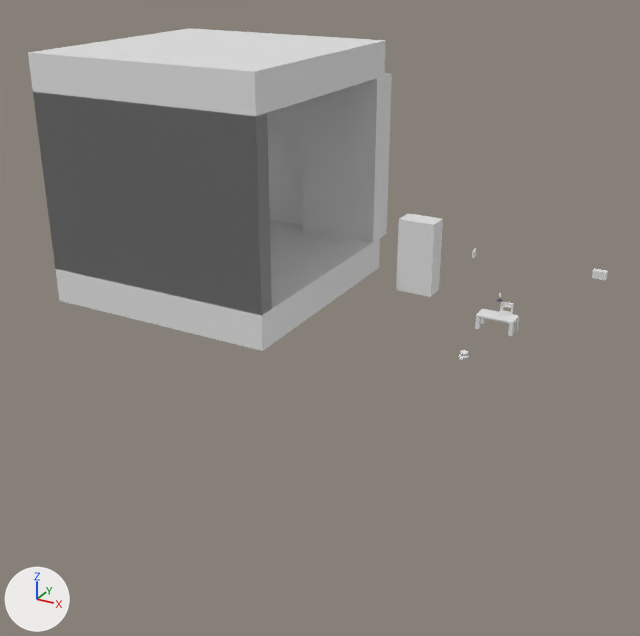
An edit to the Blender file Szakdolgozat_Galgoczki_Norbert/Assets/Blender/room_stuff.blend, drawn before and after from the same camera.
Before and after are seen from a 50 mm lens placed at (29.5, -41.7, 18.9), pointed at (10.3, -6.9, 1.5). Arrows for +X, +Y and +Z are at lower left; the lights stay in place.

The first picture shows 'asztal', 'book', 'door_inner', 'floor', 'roof', 'szek', 'szekrény', 'torch', 'wall', 'wall_without_door'.
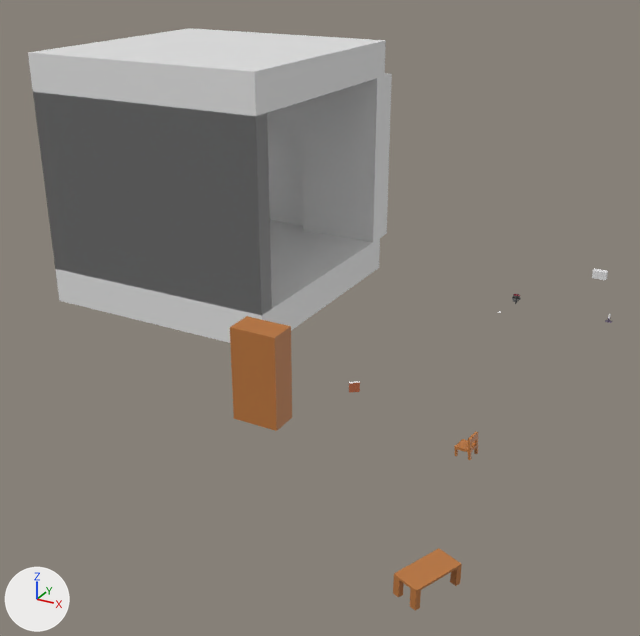
Where the change shows, as pixel boxes (x1, y1, x2, y2) in the pictures (640 x 636 px):
```json
{"object": "szekrény", "change": "recoloured, moved", "before": [396, 213, 443, 297], "after": [230, 316, 292, 431]}
{"object": "asztal", "change": "recoloured, moved, turned", "before": [475, 308, 519, 336], "after": [393, 548, 462, 611]}
{"object": "szek", "change": "moved, turned", "before": [496, 301, 514, 324], "after": [454, 432, 478, 460]}
{"object": "book", "change": "moved, turned", "before": [472, 249, 477, 258], "after": [349, 381, 360, 393]}
{"object": "torch", "change": "moved", "before": [459, 350, 469, 363], "after": [512, 294, 521, 304]}
```

The change, as JSON lines over the scene's bpy script:
```json
{"op": "add", "block": "img_wood_png", "code": ["img_wood_png = load_image('wood.png', '../material/wood.png', 1024, 1024, 'sRGB')"]}
{"op": "add", "block": "mat_material_002", "code": ["mat_material_002 = principled_material('Material.002')", "mat_material_002.texture = img_wood_png"]}
{"block": "me_cube_005", "where": "me_cube_005.from_pydata(...)  # 56 vertices, 54 faces; spans x -0.98..1.02, y -0.47..0.54, z -3.44..4.36"}
{"op": "add", "block": "me_cube_005", "code": "me_cube_005.materials.append(mat_material_002)  # picture img_wood_png"}
{"block": "me_cube_007", "where": "me_cube_007.from_pydata(...)  # 38 vertices, 33 faces; spans x -1.0..1.0, y -1.0..1.0, z -1.0..1.0"}
{"op": "add", "block": "me_cube_007", "code": "me_cube_007.materials.append(mat_material_002)  # picture img_wood_png"}
{"op": "set", "path": "ob_asztal.location", "old": "(17.06, 0.0, 0.0)", "new": "(21.63, -20.38, 0.0)"}
{"op": "set", "path": "ob_asztal.rotation_euler", "old": "(0.0, 0.0, 0.0)", "new": "(0.0, 0.0, 1.175)", "note": "degrees (0, 0, 0) -> degrees (0, 0, 67)"}
{"op": "set", "path": "ob_szek.location", "old": "(16.74, 1.45, 0.0)", "new": "(20.17, -11.91, 0.0)"}
{"op": "set", "path": "ob_szek.rotation_euler", "old": "(0.0, 0.0, 0.0)", "new": "(0.0781, 0.00247, -1.705)", "note": "degrees (0, 0, 0) -> degrees (4.5, 0.1, -98)"}
{"op": "set", "path": "ob_szekrény.location", "old": "(12.55, 0.0, 3.0)", "new": "(12.55, -15.69, 3.0)"}
{"op": "set", "path": "ob_book.location", "old": "(15.58, 0.0, 3.6)", "new": "(16.57, -15.65, 3.42)"}
{"op": "set", "path": "ob_book.rotation_euler", "old": "(0.0, 0.0, 0.0)", "new": "(0.0, 0.0, 2.225)", "note": "degrees (0, 0, 0) -> degrees (0, 0, 127)"}
{"op": "set", "path": "ob_torch.location", "old": "(17.0, -6.29, 1.19)", "new": "(17.0, 2.0, 1.19)"}
```
